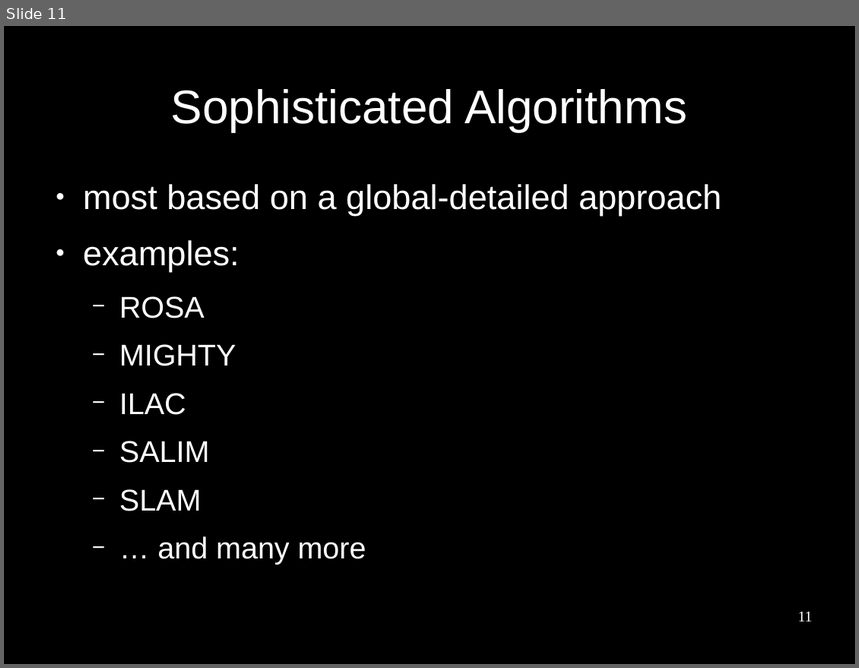
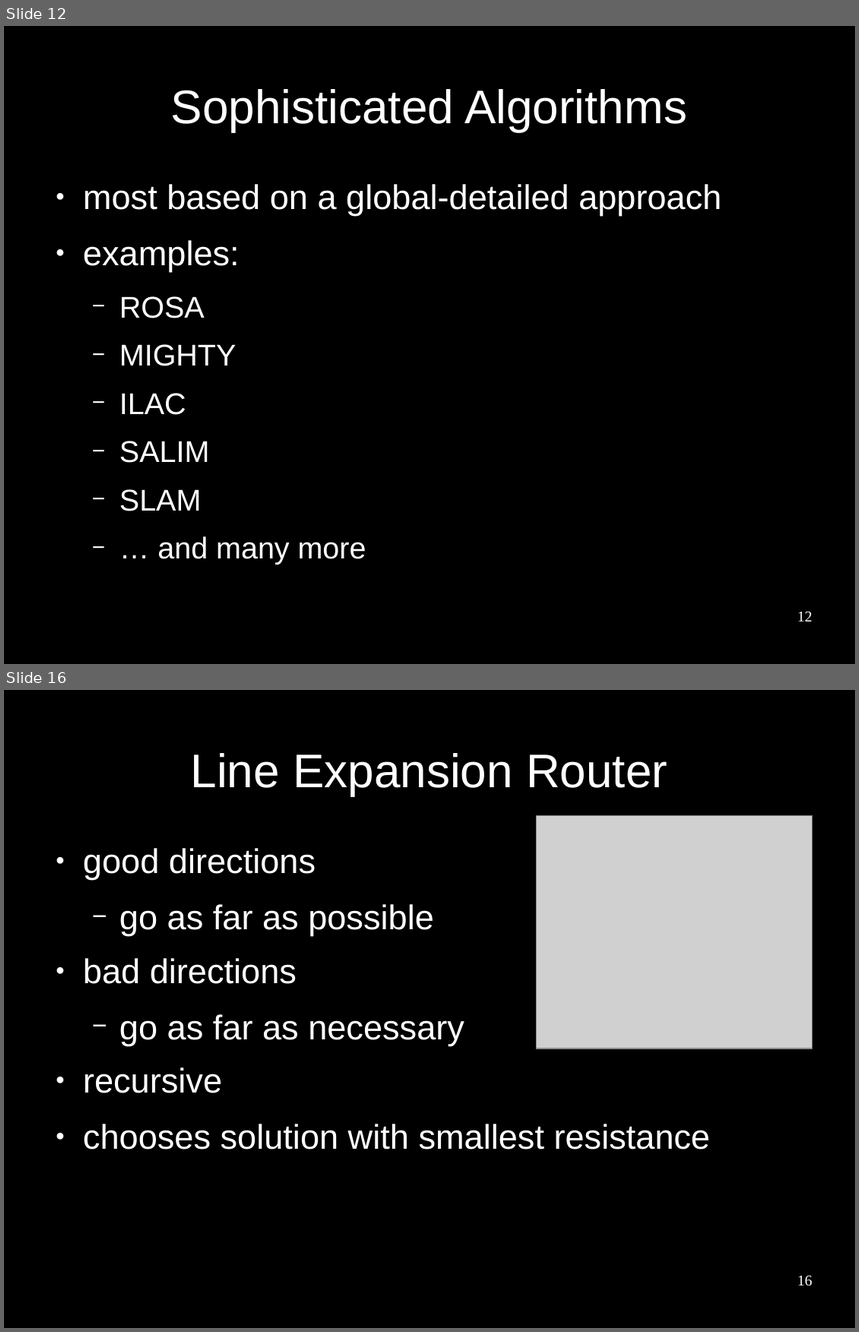
Before and after one commit to benediktibk/bachelorthesis, a slide deck: presentation.odp. Shown one above the other, each under a label of ours: slide 11 before the commit, slides 12 and 16 after it; the slides between them are not shown. The pictures are 859x668 and 859x1332 pixels, drawn with LibreOffice and Linux fonts; fonts in the diff are those of the drawing; grey boxes stand for pictures; background and template pictures are left out. Boxes give left, top, right and bottom in pixels: in the first picture for what was removed or moved away, otherwise in the second. Text is boxed around its words. In the diff, an @@ line names an element or a change of style, - is before the commit and + after.

```diff
--- a/presentation.odp
+++ b/presentation.odp
@@ slide 16 added at (4, 690, 855, 1328), background #000000 @@
@@ title added at (191, 753, 667, 796), 44 pt, text #FFFFFF @@
+Line Expansion Router
@@ picture added at (536, 816, 813, 1049) @@
@@ text added at (83, 848, 711, 1150), 32 pt, text #FFFFFF @@
+● good directions
+  − go as far as possible
+● bad directions
+  − go as far as necessary
+● recursive
+● chooses solution with smallest resistance
@@ page number added at (797, 1276, 813, 1287), 14 pt, text #FFFFFF @@
+16
@@ what was slide 11 is now slide 12 @@
@@ page number at (797, 612, 813, 622): text changed @@
-11
+12
```
Also in this commit, not shown: 1 slide changed, 15 other slides added, 8 other files.
